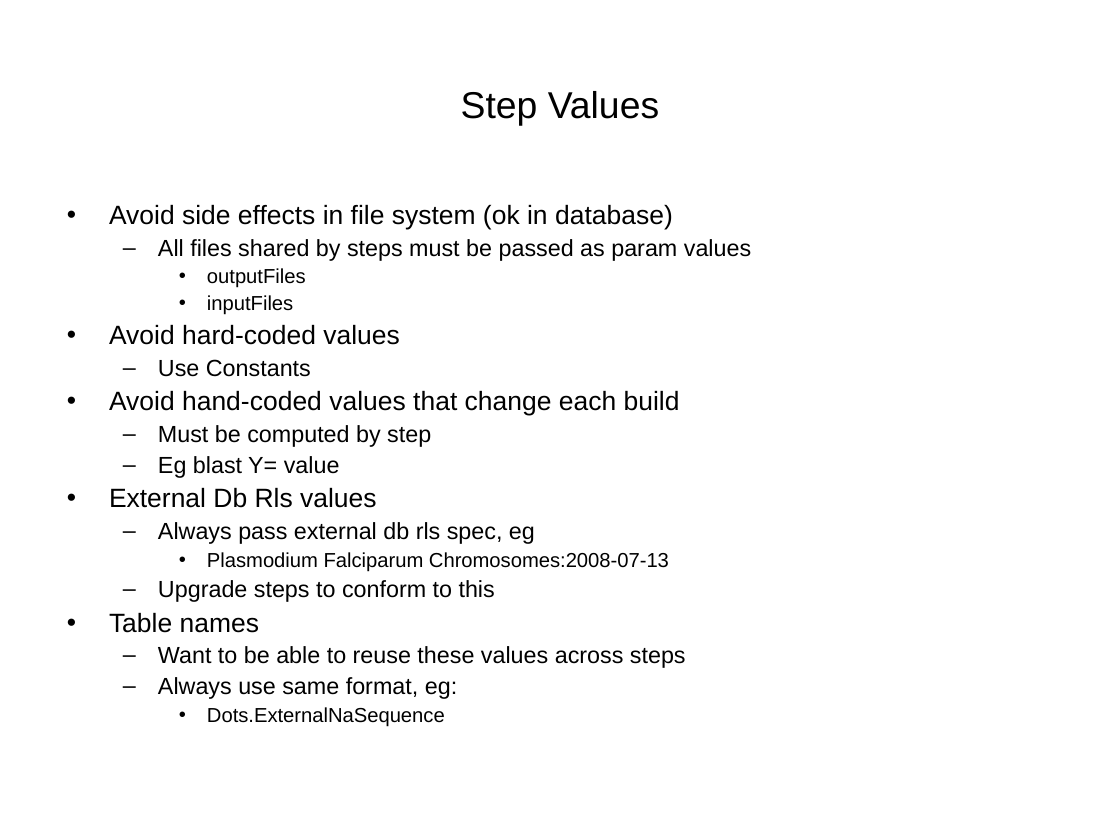
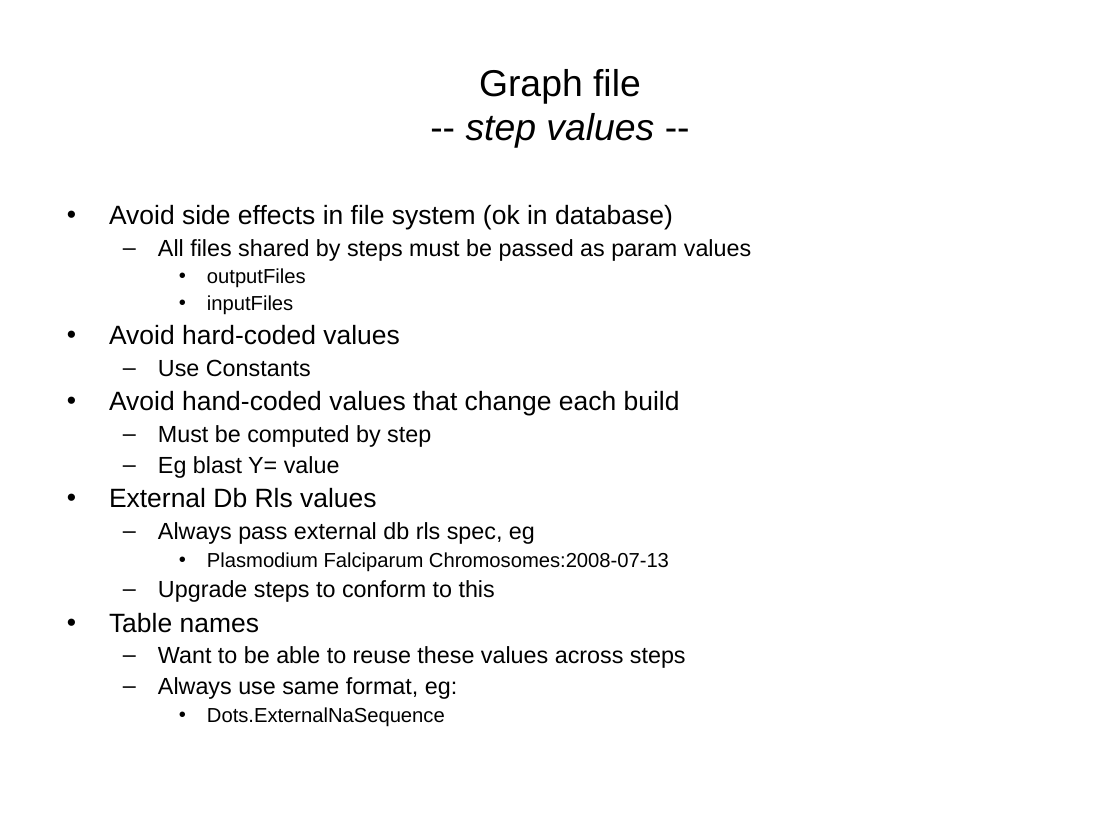
Before and after one commit to VEuPathDB/ApiCommonData, a slide deck: slide 13 of Load/doc/workflow/plasmodb/7.7/ApiWorkFlow.ppt (slide 12 before the commit). Drawn at 1120x840 pixels with LibreOffice and Linux fonts; fonts in the diff are those of the drawing. Boxes give left, top, right and bottom in pixels: in the first picture for what was removed or moved away, otherwise in the second. Text is boxed around its words. In the diff, an @@ line names an element or a change of style, - is before the commit and + after.

```diff
--- a/Load/doc/workflow/plasmodb/7.7/ApiWorkFlow.ppt
+++ b/Load/doc/workflow/plasmodb/7.7/ApiWorkFlow.ppt
@@ title at (466,69,654,148): text changed @@
-Step Values
+Graph file
+-- step values --
```
Also in this commit, not shown: 7 other slides changed, 4 slides added, 1 slide removed, 4 other files.
